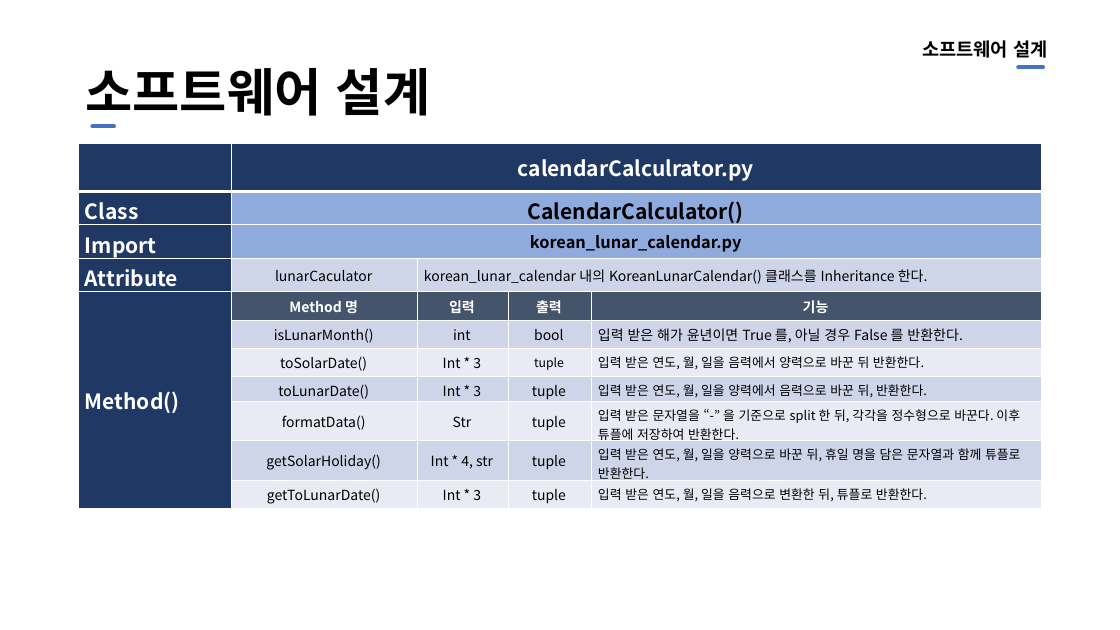
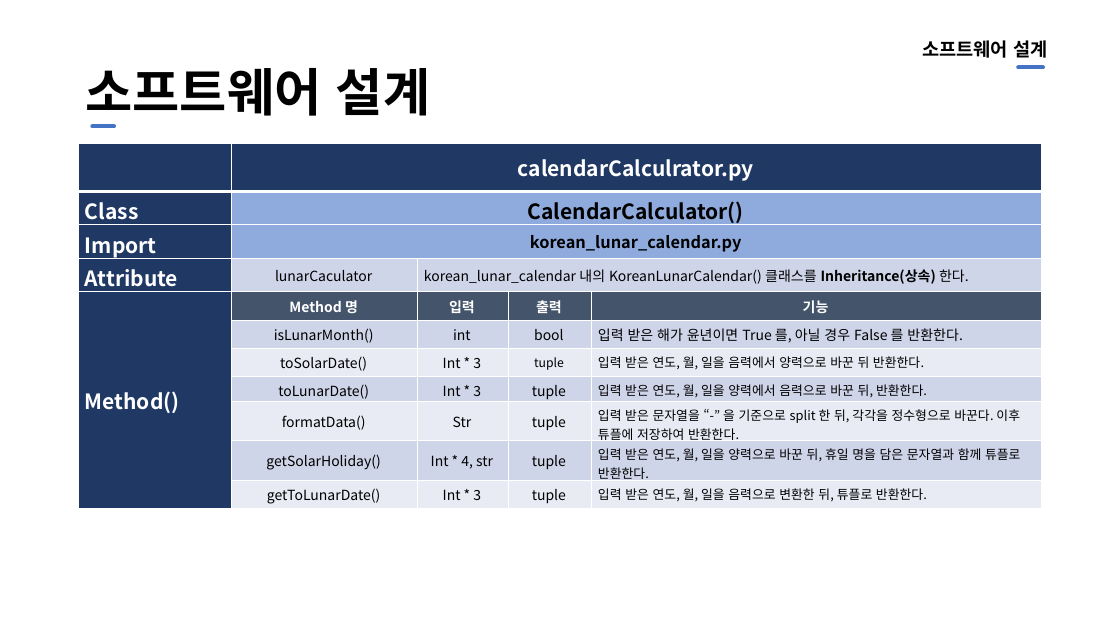
Before and after one commit to whismile/swpII_calendar, a slide deck: slide 18 of Adventure Design.pptx (slide 16 before the commit). Drawn at 1120x630 pixels with LibreOffice and Linux fonts; fonts in the diff are those of the drawing. Boxes give left, top, right and bottom in pixels: in the first picture for what was removed or moved away, otherwise in the second. Text is boxed around its words. In the diff, an @@ line names an element or a change of style, - is before the commit and + after.

```diff
--- a/Adventure Design.pptx
+++ b/Adventure Design.pptx
@@ table at bbox=[78, 143, 1042, 508] @@
-row 4, column 3: korean_lunar_calendar 내의 KoreanLunarCalendar() 클래스를 Inheritance 한다.
+row 4, column 3: korean_lunar_calendar 내의 KoreanLunarCalendar() 클래스를 Inheritance(상속) 한다.
```
Also in this commit, not shown: 1 other slide changed, 5 slides added, 2 other files.
